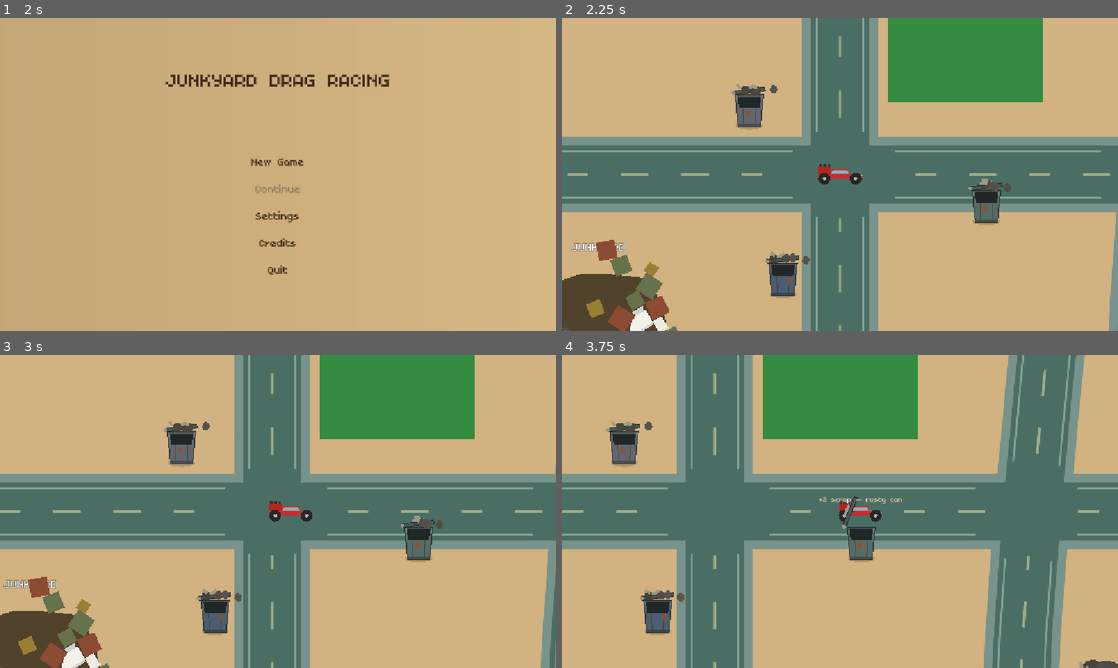
Above: before the commit, frames 1-4 (two rows, left to right).
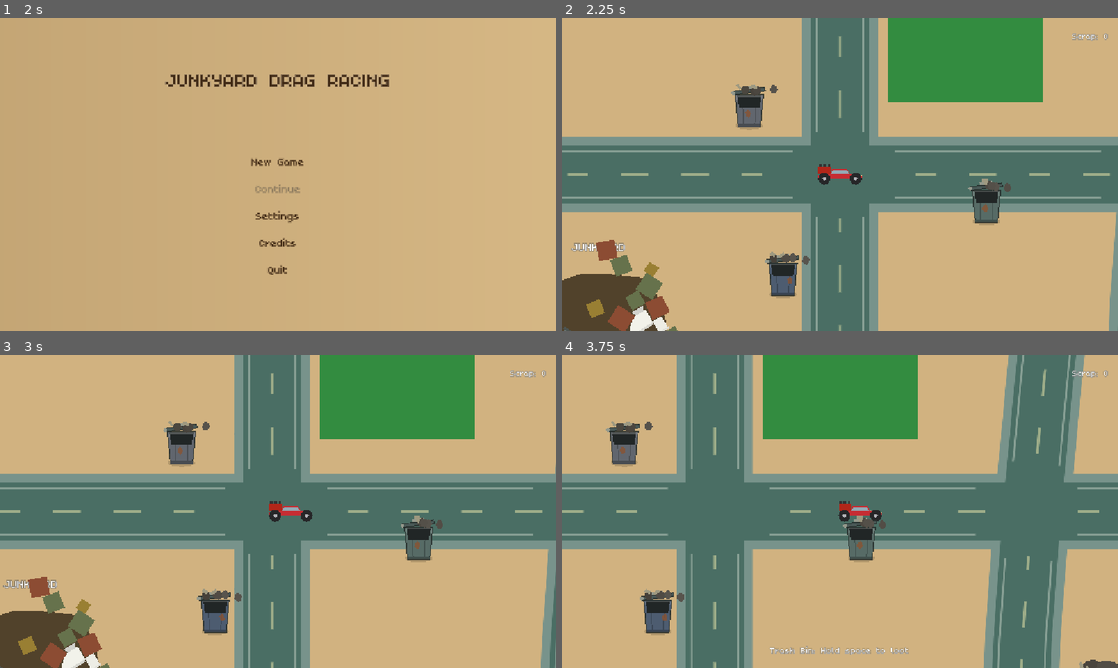
Above: after the commit, the same moments.

Repository: davidkovacwebdev/junkyard-drag-racing
Game: Godot game, scene res://scenes/menu/main_menu.tscn
The game is run twice, just before and just after one commit, with the same random seed, the same clock (stepped at 60 frames per second) and the same inputs.
Inputs (mouse positions are in pixels of both pictures, inside the frame that each line leads up to):
- Up to frame 1 (2 s): click "Settings" at 0.5 s; click "< Back" at 1.25 s
- Up to frame 2 (2.25 s): click "New Game" at 2 s
- Up to frame 3 (3 s): tap Enter at 2.75 s; move the mouse to (400, 495) at 2.77 s; hold D from 2.78 s (still down); click (400, 495) at 2.92 s
- Up to frame 4 (3.75 s): tap Space at 3.02, 3.5 s; release D at 3.5 s; drag from (728, 527) to (878, 511) at 3.52 s

Frame 1 is identical in both runs. In frame 2, less than 0.1% of the frame differs, in the area x 91-99%, y 4-8%; in frame 3, less than 0.1%; in frame 4, 0.7%, in the area x 37-99%, y 4-96%.

Commit message:
Shorten loot hold to 0.2s, add scrap counter HUD
TrashProp's hold-to-loot duration drops from 0.5s to 0.2s. PlayerCar
also now shows a top-right "Scrap: N" label, live from Inventory.scrap
-- currently the only thing looting actually tracks (a running total,
no distinct item types yet).

Diff:
--- a/scenes/world/pause_menu.tscn
+++ b/scenes/world/pause_menu.tscn
@@ -1,76 +1,82 @@
-[gd_scene load_steps=2 format=3]
+[gd_scene format=3 uid="uid://bgff7e404jhvq"]
 
-[ext_resource type="Script" path="res://scripts/world/pause_menu.gd" id="1"]
+[ext_resource type="Script" uid="uid://coaj8luojpic0" path="res://scripts/world/pause_menu.gd" id="1"]
 
-[node name="PauseMenu" type="CanvasLayer"]
+[node name="PauseMenu" type="CanvasLayer" unique_id=537510662]
 script = ExtResource("1")
 
-[node name="Panel" type="ColorRect" parent="."]
+[node name="Panel" type="ColorRect" parent="." unique_id=680031402]
+anchors_preset = 15
 anchor_right = 1.0
 anchor_bottom = 1.0
 color = Color(0, 0, 0, 0.6)
 
-[node name="TitleLabel" type="Label" parent="Panel"]
+[node name="TitleLabel" type="Label" parent="Panel" unique_id=1432270986]
+layout_mode = 0
 offset_left = 426.0
 offset_top = 220.0
 offset_right = 726.0
 offset_bottom = 270.0
 theme_override_colors/font_color = Color(1, 1, 1, 1)
 theme_override_font_sizes/font_size = 36
+text = "PAUSED"
 horizontal_alignment = 1
-text = "PAUSED"
 
-[node name="ResumeButton" type="Button" parent="Panel"]
+[node name="ResumeButton" type="Button" parent="Panel" unique_id=555911723]
+layout_mode = 0
 offset_left = 426.0
 offset_top = 290.0
 offset_right = 726.0
 offset_bottom = 336.0
 theme_override_colors/font_color = Color(0.9, 0.9, 0.9, 1)
+theme_override_colors/font_focus_color = Color(0.9, 0.9, 0.9, 1)
+theme_override_colors/font_pressed_color = Color(1, 0.8, 0.2, 1)
 theme_override_colors/font_hover_color = Color(1, 0.8, 0.2, 1)
-theme_override_colors/font_pressed_color = Color(1, 0.8, 0.2, 1)
-theme_override_colors/font_focus_color = Color(0.9, 0.9, 0.9, 1)
 theme_override_font_sizes/font_size = 24
+text = "Resume"
 flat = true
-text = "Resume"
 
-[node name="SettingsButton" type="Button" parent="Panel"]
+[node name="SettingsButton" type="Button" parent="Panel" unique_id=2107659209]
+layout_mode = 0
 offset_left = 426.0
 offset_top = 346.0
 offset_right = 726.0
 offset_bottom = 392.0
 theme_override_colors/font_color = Color(0.9, 0.9, 0.9, 1)
+theme_override_colors/font_focus_color = Color(0.9, 0.9, 0.9, 1)
+theme_override_colors/font_pressed_color = Color(1, 0.8, 0.2, 1)
 theme_override_colors/font_hover_color = Color(1, 0.8, 0.2, 1)
-theme_override_colors/font_pressed_color = Color(1, 0.8, 0.2, 1)
-theme_override_colors/font_focus_color = Color(0.9, 0.9, 0.9, 1)
 theme_override_font_sizes/font_size = 24
+text = "Settings"
 flat = true
-text = "Settings"
 
-[node name="ReturnToMenuButton" type="Button" parent="Panel"]
+[node name="ReturnToMenuButton" type="Button" parent="Panel" unique_id=1175863340]
+layout_mode = 0
 offset_left = 426.0
 offset_top = 402.0
 offset_right = 726.0
 offset_bottom = 448.0
 theme_override_colors/font_color = Color(0.9, 0.9, 0.9, 1)
+theme_override_colors/font_focus_color = Color(0.9, 0.9, 0.9, 1)
+theme_override_colors/font_pressed_color = Color(1, 0.8, 0.2, 1)
 theme_override_colors/font_hover_color = Color(1, 0.8, 0.2, 1)
-theme_override_colors/font_pressed_color = Color(1, 0.8, 0.2, 1)
-theme_override_colors/font_focus_color = Color(0.9, 0.9, 0.9, 1)
 theme_override_font_sizes/font_size = 24
+text = "Return to Menu"
 flat = true
-text = "Return to Menu"
 
-[node name="QuitButton" type="Button" parent="Panel"]
+[node name="QuitButton" type="Button" parent="Panel" unique_id=908271311]
+layout_mode = 0
 offset_left = 426.0
 offset_top = 458.0
 offset_right = 726.0
 offset_bottom = 504.0
 theme_override_colors/font_color = Color(0.9, 0.9, 0.9, 1)
+theme_override_colors/font_focus_color = Color(0.9, 0.9, 0.9, 1)
+theme_override_colors/font_pressed_color = Color(1, 0.8, 0.2, 1)
 theme_override_colors/font_hover_color = Color(1, 0.8, 0.2, 1)
-theme_override_colors/font_pressed_color = Color(1, 0.8, 0.2, 1)
-theme_override_colors/font_focus_color = Color(0.9, 0.9, 0.9, 1)
 theme_override_font_sizes/font_size = 24
+text = "Quit to Desktop"
 flat = true
-text = "Quit to Desktop"
 
 [connection signal="pressed" from="Panel/ResumeButton" to="." method="_on_resume_pressed"]
 [connection signal="pressed" from="Panel/SettingsButton" to="." method="_on_settings_pressed"]
--- a/scenes/world/player_car.tscn
+++ b/scenes/world/player_car.tscn
@@ -30,6 +30,41 @@
 
 [node name="UI" type="CanvasLayer" parent="."]
 
+[node name="ScrapLabel" type="Label" parent="UI"]
+anchors_preset = -1
+anchor_left = 1.0
+anchor_right = 1.0
+offset_left = -220.0
+offset_top = 20.0
+offset_right = -20.0
+offset_bottom = 56.0
+grow_horizontal = 0
+theme_override_colors/font_color = Color(1, 1, 1, 1)
+theme_override_colors/font_outline_color = Color(0, 0, 0, 1)
+theme_override_constants/outline_size = 5
+theme_override_font_sizes/font_size = 22
+horizontal_alignment = 2
+text = "Scrap: 0"
+
+[node name="HoldBarBg" type="ColorRect" parent="UI"]
+anchors_preset = -1
+anchor_left = 0.5
+anchor_top = 1.0
+anchor_right = 0.5
+anchor_bottom = 1.0
+offset_left = -100.0
+offset_top = -78.0
+offset_right = 100.0
+offset_bottom = -64.0
+grow_horizontal = 2
+grow_vertical = 0
+color = Color(0.3, 0.05, 0.05, 1)
+visible = false
+
+[node name="HoldBarFill" type="ColorRect" parent="UI/HoldBarBg"]
+anchor_bottom = 1.0
+color = Color(0.95, 0.15, 0.15, 1)
+
 [node name="TooltipLabel" type="Label" parent="UI"]
 anchors_preset = -1
 anchor_left = 0.5
--- a/scripts/world/player_car.gd
+++ b/scripts/world/player_car.gd
@@ -12,9 +12,17 @@
 
 var _facing_right: bool = true
 var _space_pressed_last: bool = false
+## Which target the current hold is building up against, and how far
+## along it is (seconds held). Resets to null/0 the instant space is
+## released or the player looks away from that target.
+var _holding_target: Object = null
+var _hold_progress: float = 0.0
 
 @onready var _interaction_zone: Area2D = $InteractionZone
 @onready var _tooltip_label: Label = $UI/TooltipLabel
+@onready var _hold_bar_bg: Control = $UI/HoldBarBg
+@onready var _hold_bar_fill: Control = $UI/HoldBarBg/HoldBarFill
+@onready var _scrap_label: Label = $UI/ScrapLabel
 
 func _ready() -> void:
 	motion_mode = CharacterBody2D.MOTION_MODE_FLOATING
@@ -74,7 +82,11 @@
 	# change) returns us to exactly here.
 	WorldState.remember_player(global_position)
 
-	_process_interaction()
+	# The only thing looting actually tracks right now — a plain running
+	# total, no distinct item types yet — so this is the whole HUD for now.
+	_scrap_label.text = "Scrap: %d" % Inventory.scrap
+
+	_process_interaction(delta)
 
 ## Nearby buildings are just StaticBody2Ds with a non-empty `display_name`
 ## property (duck-typed, not a shared base class) that overlap this zone.
@@ -85,18 +97,57 @@
 			return body
 	return null
 
-func _process_interaction() -> void:
+func _process_interaction(delta: float) -> void:
 	var target := _find_interactable()
+	var hold_duration := _hold_duration_for(target)
+
 	if target != null:
-		_tooltip_label.text = "%s: Press space to %s" % [target.display_name, _interact_verb(target)]
+		var verb_prompt := "Hold" if hold_duration > 0.0 else "Press"
+		_tooltip_label.text = "%s: %s space to %s" % [target.display_name, verb_prompt, _interact_verb(target)]
 		_tooltip_label.visible = true
 	else:
 		_tooltip_label.visible = false
 
 	var space_pressed := Input.is_physical_key_pressed(KEY_SPACE)
-	if space_pressed and not _space_pressed_last and target != null:
+
+	if target != null and space_pressed and hold_duration > 0.0:
+		if _holding_target != target:
+			_holding_target = target
+			_hold_progress = 0.0
+		_hold_progress += delta
+		_set_hold_bar(_hold_progress / hold_duration)
+		if _hold_progress >= hold_duration:
+			_activate(target)
+			_holding_target = null
+			_hide_hold_bar()
+	elif target != null and space_pressed and not _space_pressed_last:
 		_activate(target)
+		_holding_target = null
+		_hide_hold_bar()
+	else:
+		_holding_target = null
+		_hide_hold_bar()
+
 	_space_pressed_last = space_pressed
+
+## 0 means instant activation (buildings you just walk into); a target can
+## opt into a hold-to-activate delay (roadside trash props do, so a
+## drive-by tap doesn't loot them by accident) via get_interact_hold_duration().
+func _hold_duration_for(target: Object) -> float:
+	if target != null and target.has_method("get_interact_hold_duration"):
+		var d: Variant = target.call("get_interact_hold_duration")
+		if typeof(d) == TYPE_FLOAT or typeof(d) == TYPE_INT:
+			return float(d)
+	return 0.0
+
+func _set_hold_bar(fraction: float) -> void:
+	_hold_bar_bg.visible = true
+	_hold_bar_fill.anchor_right = clampf(fraction, 0.0, 1.0)
+
+func _hide_hold_bar() -> void:
+	_hold_bar_bg.visible = false
+	_hold_bar_fill.anchor_right = 0.0
+	_hold_progress = 0.0
 
 ## What the prompt offers for a target. Places you walk into are "entered";
 ## something that acts on the spot (a trash bin being looted) can say otherwise
--- a/scripts/world/trash_prop.gd
+++ b/scripts/world/trash_prop.gd
@@ -135,10 +135,16 @@
 
 # --- Interaction ---------------------------------------------------------------
 
-## Verb PlayerCar drops into its prompt ("Press space to loot"). Duck-typed —
+## Verb PlayerCar drops into its prompt ("Hold space to loot"). Duck-typed —
 ## see PlayerCar._process_interaction().
 func get_interact_verb() -> String:
 	return "loot"
+
+## Seconds PlayerCar requires space to be held before looting fires — long
+## enough that a drive-by tap doesn't loot it by accident. Duck-typed, same as
+## get_interact_verb(); a target with no such method activates instantly.
+func get_interact_hold_duration() -> float:
+	return 0.2
 
 ## Called by PlayerCar on space. Kept separate from `loot()` so a future prop
 ## could interact differently without changing the car.
